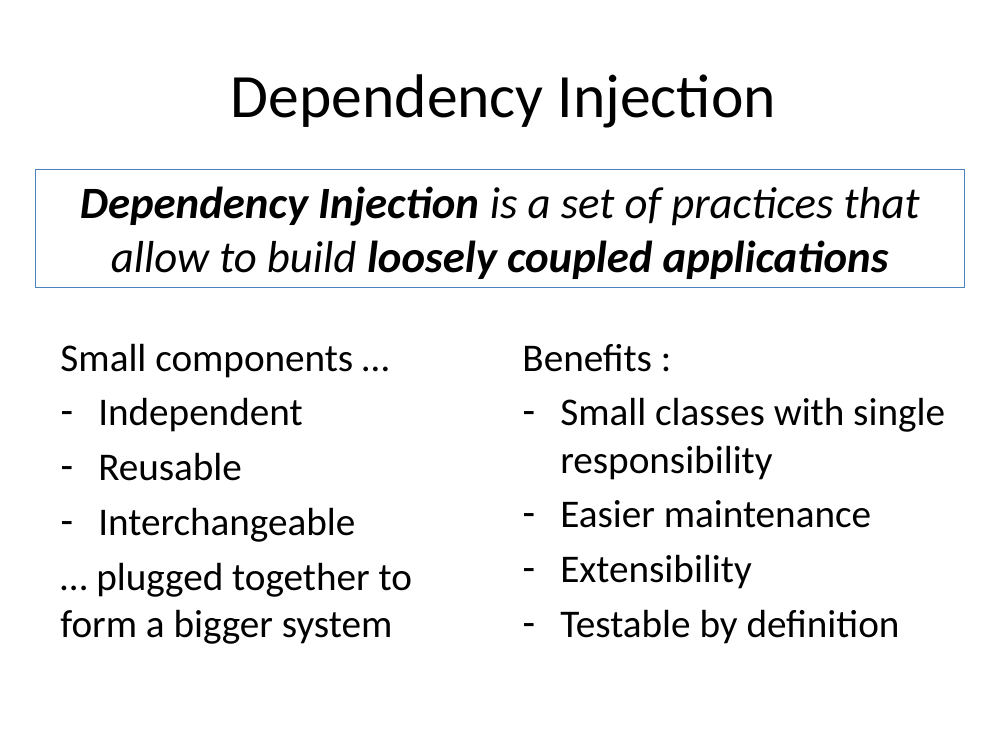
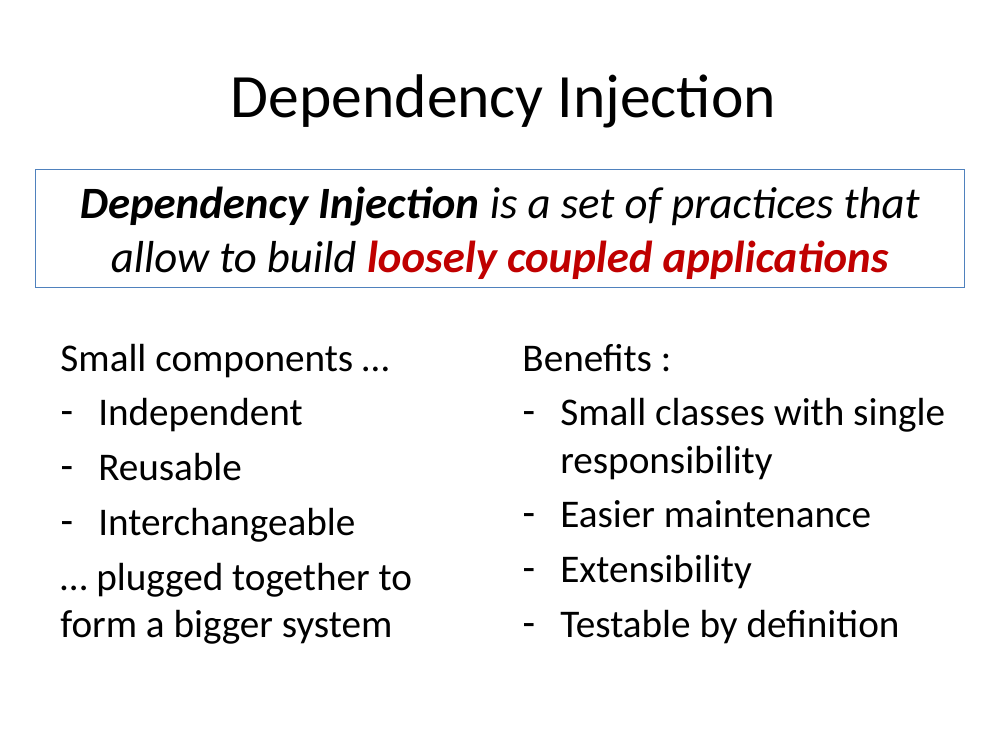
Before and after one commit to tsimbalar/DependencyInjectionTheRightWay, a slide deck: slide 8 of Dependency Injection - the right way.pptx. Drawn at 1008x756 pixels with LibreOffice and Linux fonts; fonts in the diff are those of the drawing. Boxes give left, top, right and bottom in pixels: in the first picture for what was removed or moved away, otherwise in the second. Text is boxed around its words. In the diff, an @@ line names an element or a change of style, - is before the commit and + after.

```diff
--- a/Dependency Injection - the right way.pptx
+++ b/Dependency Injection - the right way.pptx
@@ rectangle "Dependency Injection is a set ..." at [35, 169, 964, 288]: text colour #000000 to #C00000 in "loosely coupled applications" @@
```
Also in this commit, not shown: 14 other slides changed, 1 slide removed.
